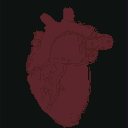
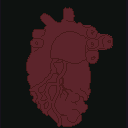
Layers edited between the first and the second 128×128 image:
added layer "Ebene 6" above "Ebene 1" over (x1=25, y1=7, x2=115, y2=128)
painted on "Ebene 1" over (x1=25, y1=20, x2=115, y2=128)
painted on "Ebene 5" over (x1=30, y1=23, x2=98, y2=126)
